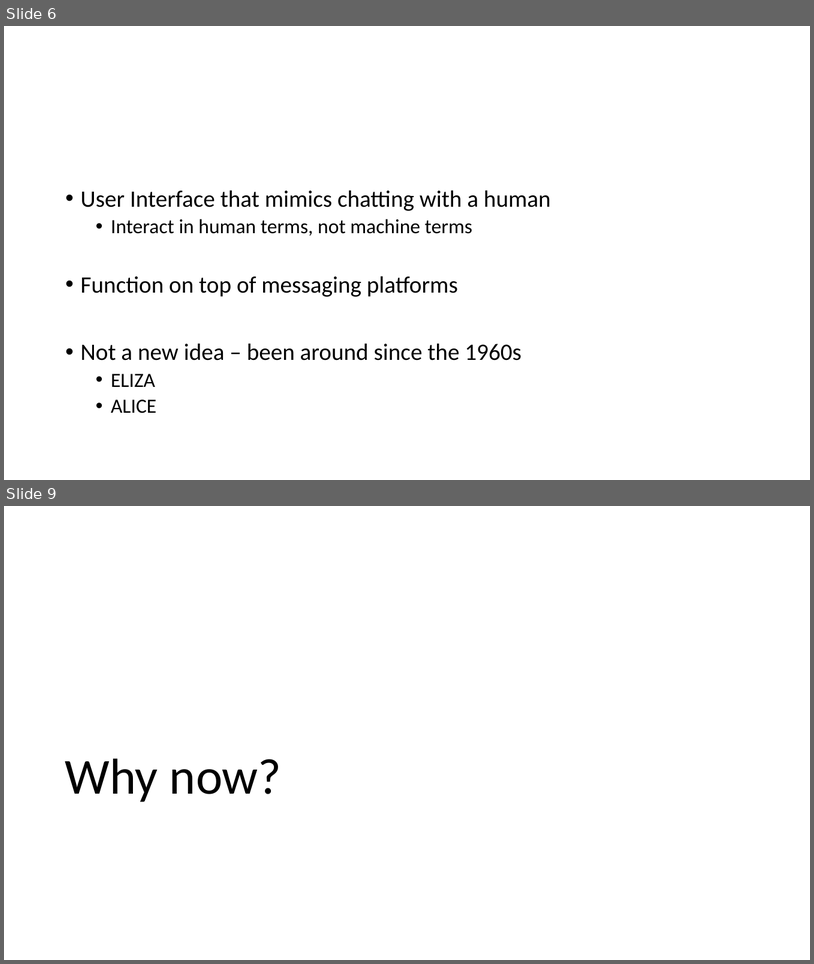
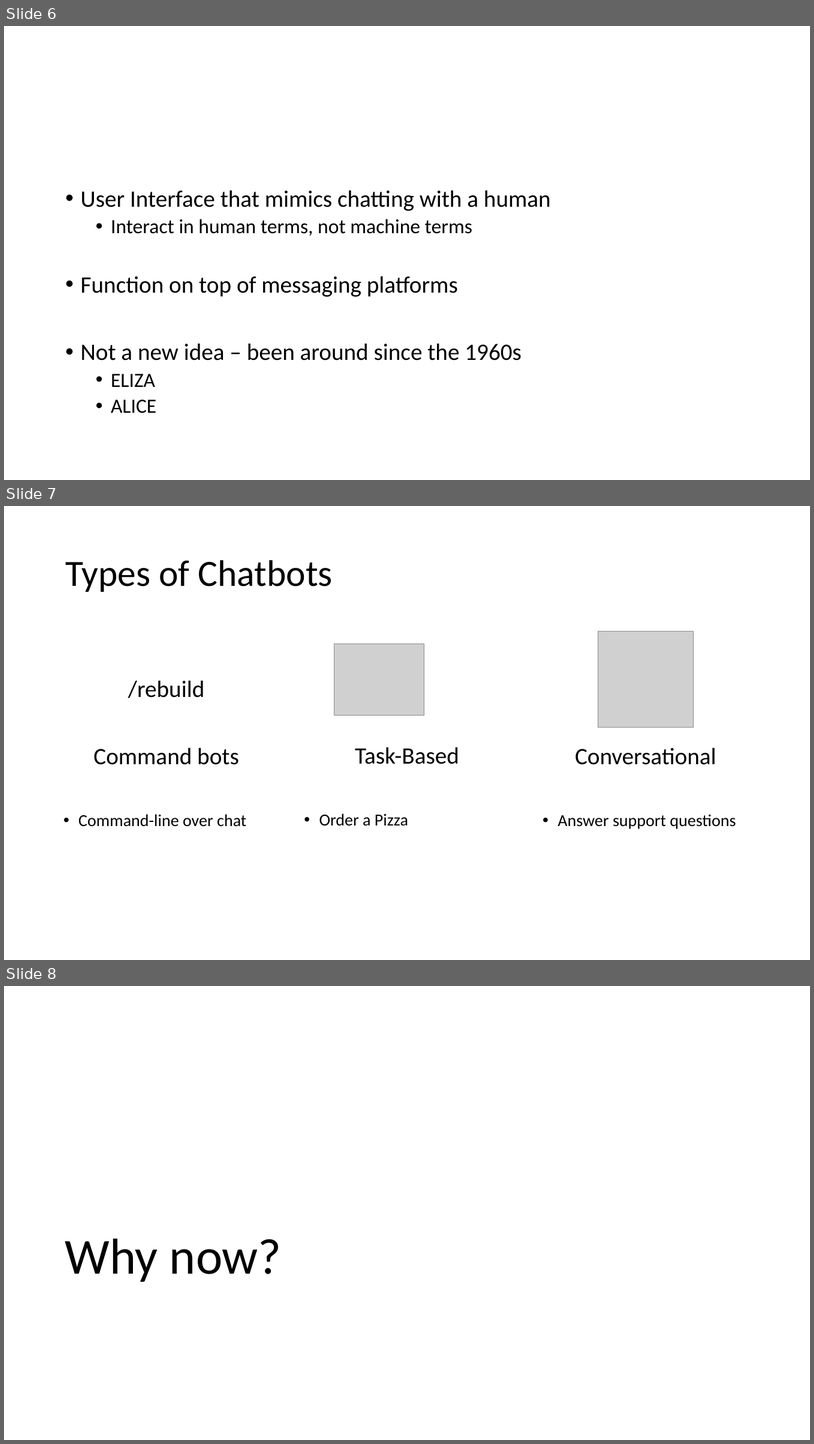
Before and after one commit to aidanmorgan/chatbot-workshop, a slide deck: Chatbots!.pptx. Shown one above the other, each under a label of ours: slides 6 and 9 before the commit, slides 6, 7 and 8 after it; the slides between them are not shown. The pictures are 814x964 and 814x1444 pixels, drawn with LibreOffice and Linux fonts; fonts in the diff are those of the drawing; grey boxes stand for pictures; background and template pictures are left out. Boxes give left, top, right and bottom in pixels: in the first picture for what was removed or moved away, otherwise in the second. Text is boxed around its words. In the diff, an @@ line names an element or a change of style, - is before the commit and + after.

```diff
--- a/Chatbots!.pptx
+++ b/Chatbots!.pptx
@@ slide 7 added at [4, 506, 810, 960], background #FFFFFF @@
@@ title added at [65, 560, 333, 592], 44 pt, text #000000 @@
+Types of Chatbots
@@ picture added at [598, 631, 693, 727] @@
@@ picture added at [335, 643, 425, 715] @@
@@ text added at [78, 680, 246, 826], 20 pt, text #000000 @@
+/rebuild
+Command bots
+• Command-line over chat
@@ text added at [320, 747, 459, 826], 20 pt, text #000000 @@
+Task-Based
+• Order a Pizza
@@ text added at [558, 747, 736, 829], 20 pt, text #000000 @@
+Conversational
+• Answer support questions
@@ what was slide 9 is now slide 8 @@
```
Also in this commit, not shown: 3 slides changed, 5 other slides added, 4 slides removed, 1 other file.
